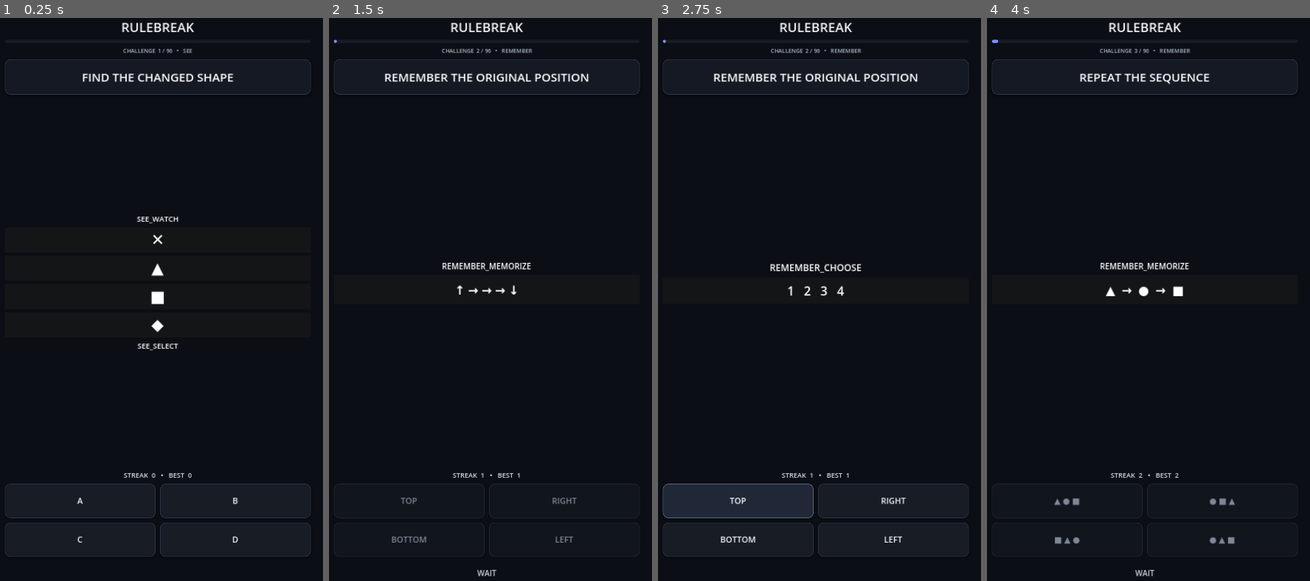
Above: before the commit, frames 1-4 (left to right).
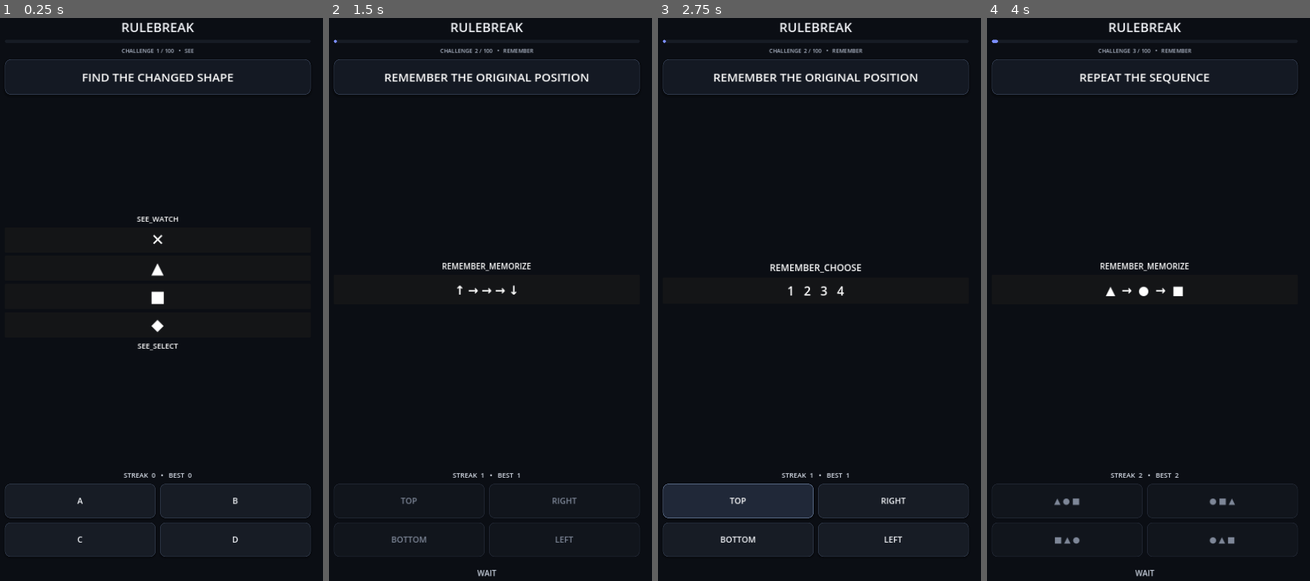
Above: after the commit, the same moments.

Repository: lukeniukrostyslav/rulebreak8
Game: Godot game, scene res://main.tscn
Two runs of this game, one before a commit and one after it. Both use one fixed random seed, a clock stepped at 60 frames per second and the inputs below.
Inputs:
- Up to frame 1 (0.25 s): no input
- Up to frame 2 (1.5 s): click "A" at 0.5 s; tap Enter at 1.25 s
- Up to frame 3 (2.75 s): tap Space at 2 s
- Up to frame 4 (4 s): click "RIGHT" at 2.75 s; tap Enter at 3.5 s

The runs differ from the first frame. In frame 1, 0.1% of the frame differs, in the area x 37-61%, y 5-7%; in frame 2, 0.1%; in frame 3, 0.1%; in frame 4, 0.1%, in the area x 2-64%, y 3-7%.

Commit message:
fix: restore complete 20-level seed catalog and TRICK answer alignment

Diff:
--- a/scripts/core/challenge_manager.gd
+++ b/scripts/core/challenge_manager.gd
@@ -1,3 +1,4 @@
+class_name ChallengeManager
 extends RefCounted
 
 var index: int = 0
@@ -16,7 +17,11 @@
     {"id":"speed_change","rule_key":"RULE_SPEED","choices":["A","B","C","D"],"correct":2,"kind_key":"KIND_SEE"},
     {"id":"order_memory","rule_key":"RULE_ORDER","choices":["1-2-3","2-1-3","3-2-1","1-3-2"],"correct":0,"kind_key":"KIND_REMEMBER"},
     {"id":"only_x","rule_key":"RULE_X","choices":["X","O","△","□"],"correct":0,"kind_key":"KIND_REACT"},
-    {"id":"dont_press","rule_key":"RULE_DONT_PRESS","choices":["PRESS","WAIT","IGNORE","TAP"],"correct":1,"kind_key":"KIND_TRICK"},
+    {"id":"no_repeat","rule_key":"RULE_NO_REPEAT","choices":["LEFT","RIGHT","UP","NONE"],"correct":1,"kind_key":"KIND_SWITCH"},
+    {"id":"dont_press","rule_key":"RULE_DONT_PRESS","choices":["PRESS_IT","WAIT","LEAVE","PRESS_TWICE"],"correct":1,"kind_key":"KIND_TRICK"},
+    {"id":"mirrored","rule_key":"RULE_MIRROR","choices":["A","B","C","D"],"correct":3,"kind_key":"KIND_SEE"},
+    {"id":"vanishing_rule","rule_key":"RULE_VANISH","choices":["TAP_A","TAP_B","TAP_C","TAP_D"],"correct":2,"kind_key":"KIND_REMEMBER"},
+    {"id":"instruction_change","rule_key":"RULE_INSTRUCTION","choices":["FOLLOW_NEW","FOLLOW_OLD","IGNORE_BOTH","TAP_ALL"],"correct":0,"kind_key":"KIND_SWITCH"},
     {"id":"obvious_wrong","rule_key":"RULE_OBVIOUS","choices":["OBVIOUS","SECOND","THIRD","FOURTH"],"correct":1,"kind_key":"KIND_TRICK"},
     {"id":"mixed","rule_key":"RULE_MIX","choices":["FIRST","SECOND","THIRD","FOURTH"],"correct":2,"kind_key":"KIND_MIX"}
 ]
